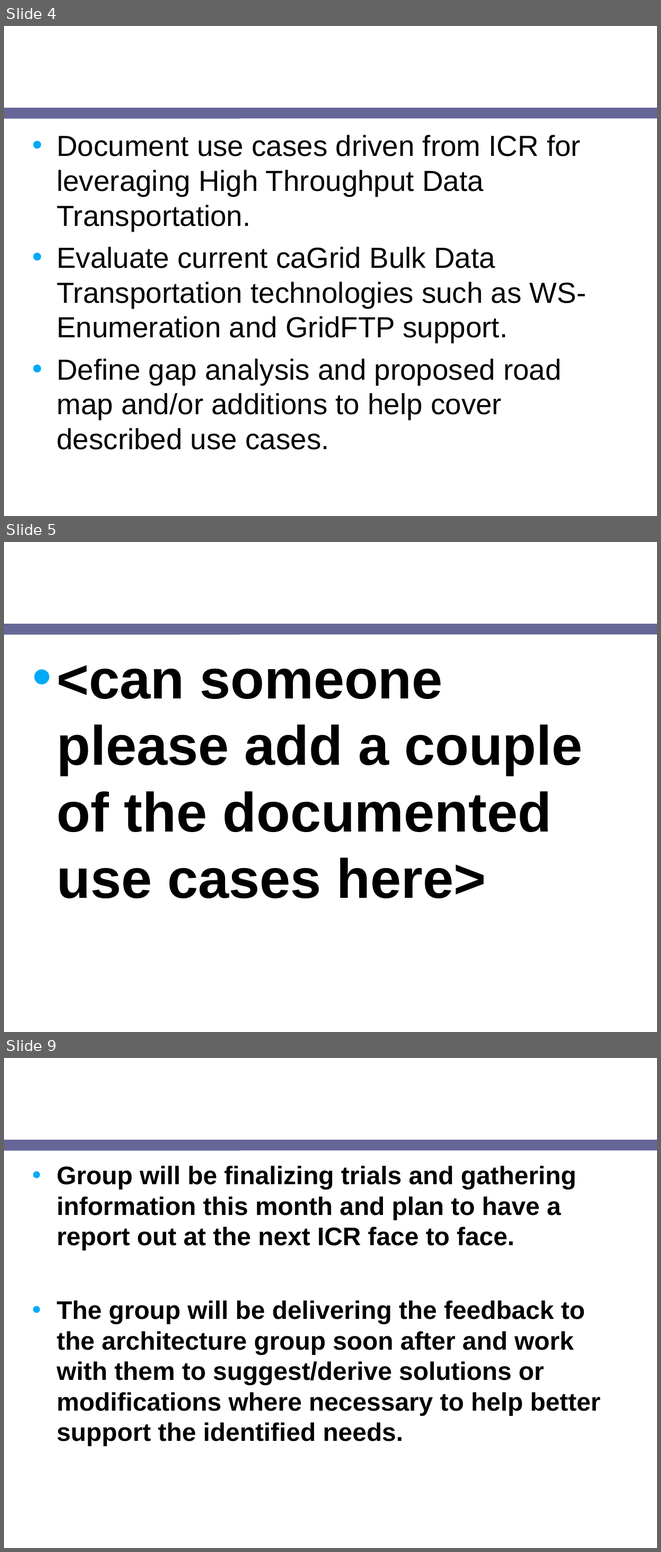
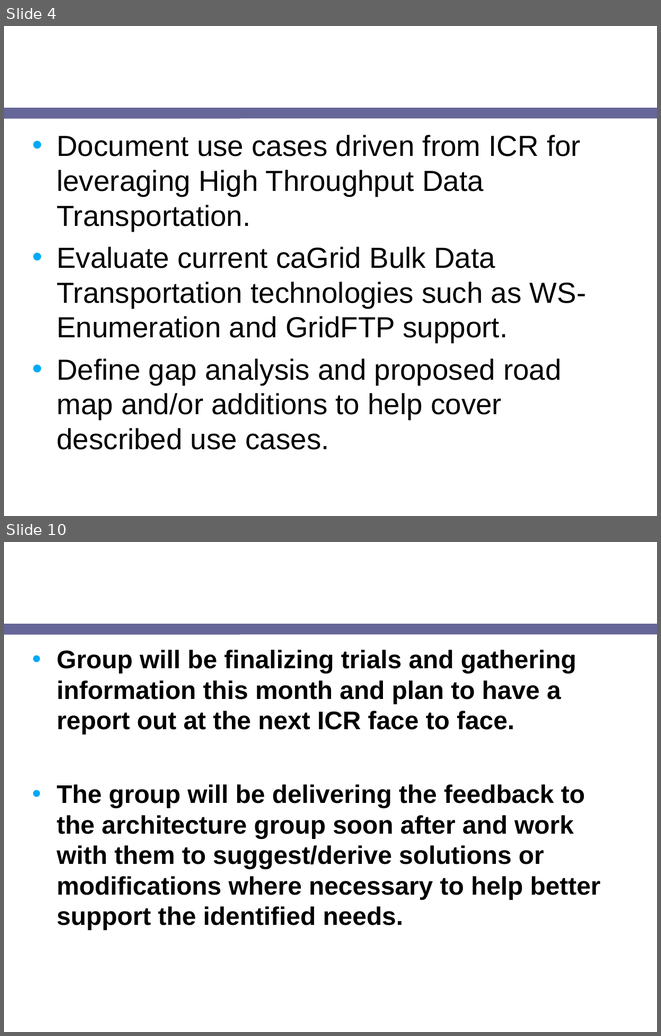
Before and after one commit to NCIP/cagrid-portal, a slide deck: cagrid-1-0/Documentation/presentations/200708_VCDE_ARCH/20070807_Day2_ICR-HTP-update.ppt. Shown one above the other, each under a label of ours: slides 4, 5 and 9 before the commit, slides 4 and 10 after it; the slides between them are not shown. The pictures are 661x1552 and 661x1036 pixels, drawn with LibreOffice and Linux fonts; fonts in the diff are those of the drawing; background and template pictures are left out. Boxes give left, top, right and bottom in pixels: in the first picture for what was removed or moved away, otherwise in the second. Text is boxed around its words. In the diff, an @@ line names an element or a change of style, - is before the commit and + after.

```diff
--- a/cagrid-1-0/Documentation/presentations/200708_VCDE_ARCH/20070807_Day2_ICR-HTP-update.ppt
+++ b/cagrid-1-0/Documentation/presentations/200708_VCDE_ARCH/20070807_Day2_ICR-HTP-update.ppt
@@ slide 5 removed at [4, 542, 657, 1032], background picture (left out); not listed: 1 template element that a slide beside it also shows @@
@@ title removed at [26, 542, 515, 618] @@
-Use Cases
@@ text removed at [56, 665, 582, 898] @@
-• <can someone please add a couple of the documented use cases here>
@@ what was slide 9 is now slide 10 @@
```
Also in this commit, not shown: 4 slides changed, 2 slides added.
